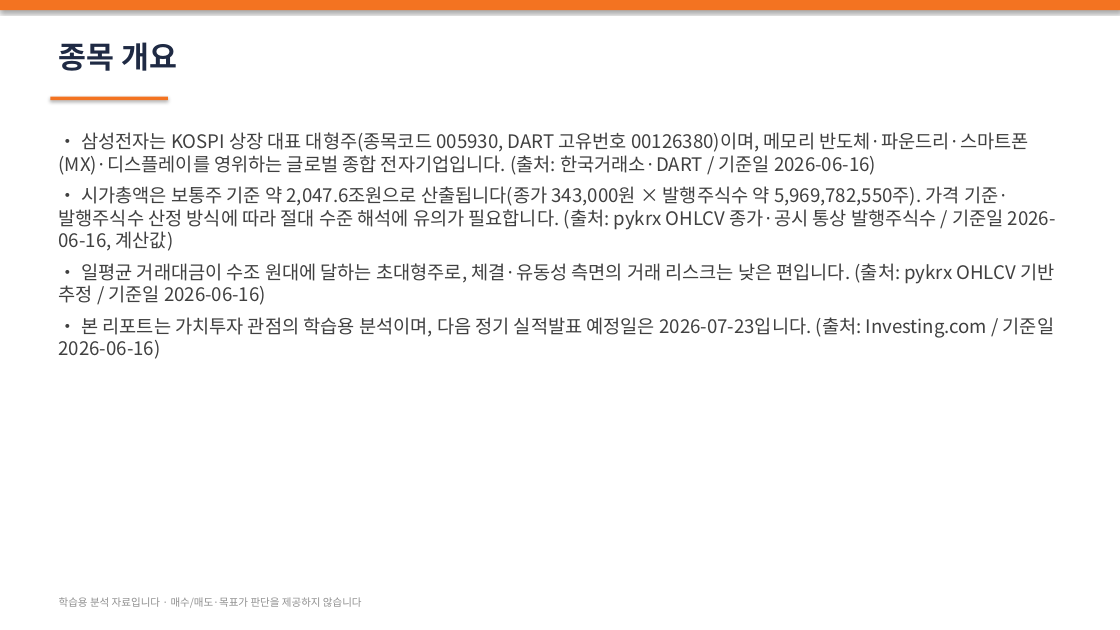
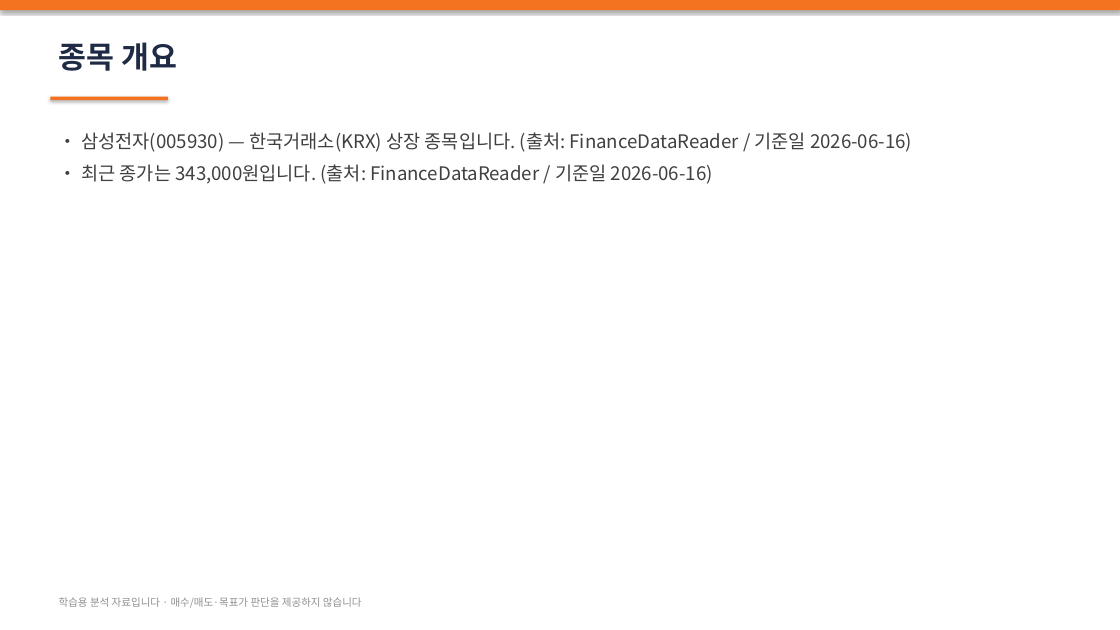
Before and after one commit to meolsui-creator/stock2, a slide deck: slide 2 of reports/pptx/삼성전자.pptx. Drawn at 1120x630 pixels with LibreOffice and Linux fonts; fonts in the diff are those of the drawing. Boxes give left, top, right and bottom in pixels: in the first picture for what was removed or moved away, otherwise in the second. Text is boxed around its words. In the diff, an @@ line names an element or a change of style, - is before the commit and + after.

```diff
--- a/reports/pptx/삼성전자.pptx
+++ b/reports/pptx/삼성전자.pptx
@@ text at <box>81,132,912,184</box>: text changed @@
-• 삼성전자는 KOSPI 상장 대표 대형주(종목코드 005930, DART 고유번호 00126380)이며, 메모리 반도체·파운드리·스마트폰(MX)·디스플레이를 영위하는 글로벌 종합 전자기업입니다. (출처: 한국거래소·DART / 기준일 2026-06-16)
-• 시가총액은 보통주 기준 약 2,047.6조원으로 산출됩니다(종가 343,000원 × 발행주식수 약 5,969,782,550주). 가격 기준·발행주식수 산정 방식에 따라 절대 수준 해석에 유의가 필요합니다. (출처: pykrx OHLCV 종가·공시 통상 발행주식수 / 기준일 2026-06-16, 계산값)
-• 일평균 거래대금이 수조 원대에 달하는 초대형주로, 체결·유동성 측면의 거래 리스크는 낮은 편입니다. (출처: pykrx OHLCV 기반 추정 / 기준일 2026-06-16)
-• 본 리포트는 가치투자 관점의 학습용 분석이며, 다음 정기 실적발표 예정일은 2026-07-23입니다. (출처: Investing.com / 기준일 2026-06-16)
+• 삼성전자(005930) — 한국거래소(KRX) 상장 종목입니다. (출처: FinanceDataReader / 기준일 2026-06-16)
+• 최근 종가는 343,000원입니다. (출처: FinanceDataReader / 기준일 2026-06-16)
```
Also in this commit, not shown: 5 other slides changed, 8 other files.
